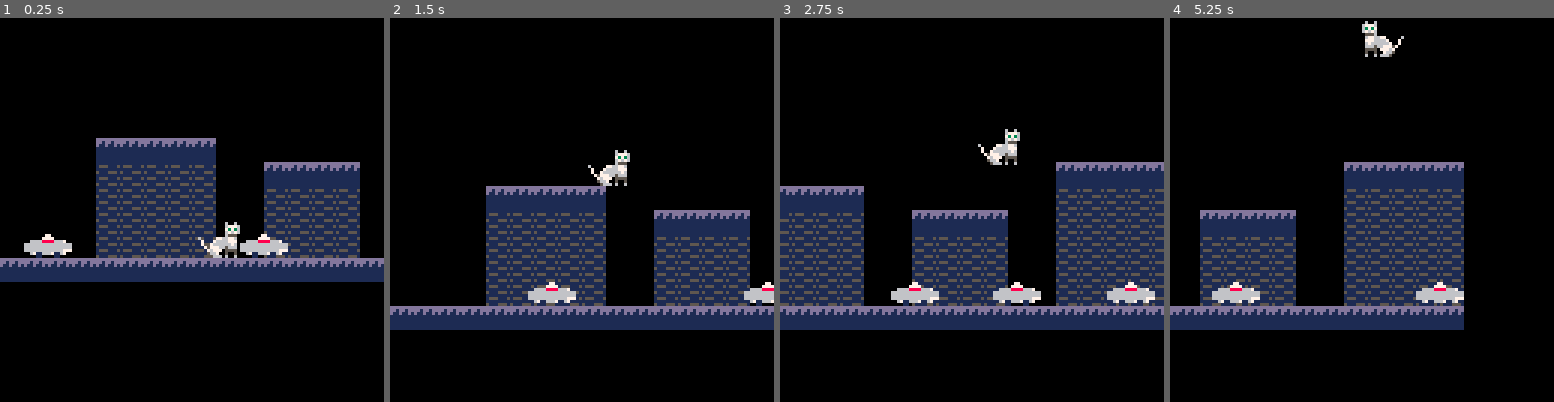
Above: before the commit, frames 1-4 (left to right).
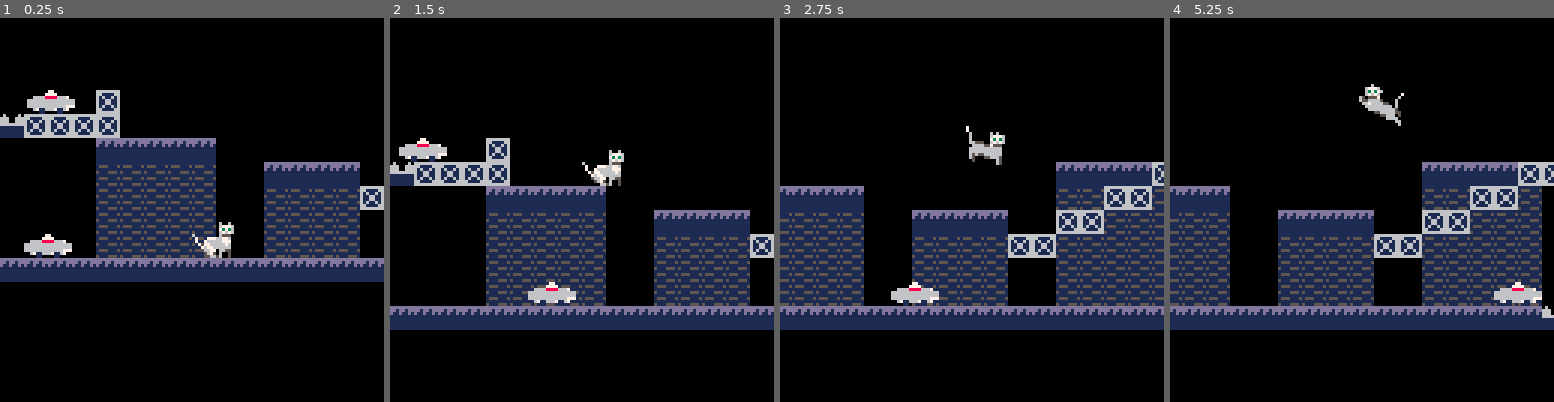
Above: after the commit, the same moments.

Repository: salvadorvanoli/MeowlineDelivery
Game: PICO-8 cartridge meowline.p8
Two runs of this game, one before a commit and one after it. Both use one fixed random seed, a clock stepped at 60 frames per second and the inputs below.
Inputs:
- Up to frame 1 (0.25 s): no input
- Up to frame 2 (1.5 s): tap O (Z key) at 0.7 s
- Up to frame 3 (2.75 s): hold Right 1.6-2.1 s; tap O (Z key) at 1.7, 2.1, 2.5 s; hold Right from 2.47 s (still down)
- Up to frame 4 (5.25 s): tap O (Z key) every 0.4 s from 2.9 to 4.9 s; release Right at 3.03 s; hold Left 3.08-3.58 s; hold Right 4.02-4.68 s; hold Left from 5.08 s (still down)

The runs differ from the first frame. In frame 1, 4.2% of the frame differs, in the area x 0-100%, y 18-63%; in frame 2, 4.0%; in frame 3, 3.8%; in frame 4, 29%, in the area x 0-100%, y 0-82%.

Commit message:
Nuevos bloques:
-Bloque sólido: tiene colisión vertical y horizontal. No puede ser atravesado.
-Bloque dañino: reinicia la posición del jugador al pisarse.
-Ambos de estos son utilizados por las roombas.
-Nuevos sprites y animaciones para el gato.

Diff:
--- a/meowline.p8
+++ b/meowline.p8
@@ -1,7 +1,7 @@
 pico-8 cartridge // http://www.pico-8.com
 version 42
 __lua__
--- variables
+-- Variables
 
 -- Activar modo debugging (se ven las hitboxes)
 debugging = false;
@@ -11,49 +11,143 @@
     y = 80,
     dx = 0,
     dy = 0,
-    w = 16,
+    w = 12,
     h = 16,
     grounded = false,
-    der = true
+    der = true,
+    anim_frame = 0,
+    anim_timer = 0,
+    anim_speed = 8,
+    walking = false
 }
 
--- enemigos roombas
+-- Enemigos roombas
 roombas = {}
 roomba_move_speed = 1
 
--- sprite que se convierte en roomba en el mapa
-roomba_spawn_sprite = 144
-
--- variables de movimiento
+-- Sprite que se convierte en roomba en el mapa
+roomba_spawn_sprite = 32
+
+-- Variables de movimiento
 gravity = 0.3
 jump_power = -5
 move_speed = 2
 
 -- Indice del sprite solido (suelo)
-solid_sprite = 64
+platform_sprites = { 64 }     -- Bloques de plataforma (solo solidos desde arriba)
+solid_sprites = { 66 }    -- Bloques totalmente solidos (desde todos los lados)
+damage_sprites = { 67 } -- Bloques que danian al jugador
 
 -->8
 -- funciones de colisiones
 
--- funcion para verificar colision con el mapa
-function check_map_collision(x, y, w, h)
-
+-- Funcion para verificar si un sprite es una plataforma
+function is_platform_sprite(sprite_id)
+    for platform in all(platform_sprites) do
+        if sprite_id == platform then
+            return true
+        end
+    end
+    return false
+end
+
+-- Funcion para verificar si un sprite es un bloque solido
+function is_solid_sprite(sprite_id)
+    for solid in all(solid_sprites) do
+        if sprite_id == solid then
+            return true
+        end
+    end
+    return false
+end
+
+-- Funcion para verificar si un sprite es un bloque que dania al jugador
+function is_damage_sprite(sprite_id)
+    for damage in all(damage_sprites) do
+        if sprite_id == damage then
+            return true
+        end
+    end
+    return false
+end
+
+-- Funcion para detectar bloques solidos
+function check_solid_collision(x, y, w, h)
     x = flr(x)
     y = flr(y)
 
-    -- Calcula los rangos de celdas a verificar
     local start_cx = flr(x / 8)
     local end_cx = flr((x + w - 1) / 8)
     local start_cy = flr(y / 8)
     local end_cy = flr((y + h - 1) / 8)
 
-    -- Iterar sobre las celdas del mapa
     for cx = start_cx, end_cx do
         for cy = start_cy, end_cy do
-            if mget(cx, cy) == solid_sprite then
+            local sprite_id = mget(cx, cy)
+            if is_solid_sprite(sprite_id) then
+                return true, cx * 8, cy * 8  -- Devolver posicion del bloque
+            end
+        end
+    end
+
+    return false
+end
+
+-- Funcion para detectar bloques daniinos
+function check_damage_collision(x, y, w, h)
+    x = flr(x)
+    y = flr(y)
+
+    local start_cx = flr(x / 8)
+    local end_cx = flr((x + w - 1) / 8)
+    local start_cy = flr(y / 8)
+    local end_cy = flr((y + h - 1) / 8)
+
+    for cx = start_cx, end_cx do
+        for cy = start_cy, end_cy do
+            local sprite_id = mget(cx, cy)
+            if is_damage_sprite(sprite_id) then
+                return true
+            end
+        end
+    end
+
+    return false
+end
+
+-- Funcion para detectar plataformas
+function check_platform_collision(x, y, w, h)
+    x = flr(x)
+    y = flr(y)
+
+    local start_cx = flr(x / 8)
+    local end_cx = flr((x + w - 1) / 8)
+    local start_cy = flr(y / 8)
+    local end_cy = flr((y + h - 1) / 8)
+
+    for cx = start_cx, end_cx do
+        for cy = start_cy, end_cy do
+            local sprite_id = mget(cx, cy)
+            if is_platform_sprite(sprite_id) then -- Cambio aqui
                 return true, cy * 8
             end
         end
+    end
+
+    return false
+end
+
+function check_ground_collision(x, y, w, h)
+    -- Verificar plataformas
+    local platform_collided, platform_y = check_platform_collision(x, y, w, h)
+    if platform_collided then
+        return true, platform_y
+    end
+
+    -- Verificar bloques solidos
+    local solid_collided, _, solid_y = check_solid_collision(x, y, w, h)
+    if solid_collided then
+        return true, solid_y
     end
 
     return false
@@ -86,6 +180,29 @@
     return false
 end
 
+-- Funcion que detecta cualquier sprite donde las roombas se pueden parar
+function check_roomba_ground_collision(x, y, w, h)
+    x = flr(x)
+    y = flr(y)
+
+    local start_cx = flr(x / 8)
+    local end_cx = flr((x + w - 1) / 8)
+    local start_cy = flr(y / 8)
+    local end_cy = flr((y + h - 1) / 8)
+
+    for cx = start_cx, end_cx do
+        for cy = start_cy, end_cy do
+            local sprite_id = mget(cx, cy)
+            -- Las roombas pueden pararse en plataformas, bloques solidos Y bloques daniinos
+            if is_platform_sprite(sprite_id) or is_solid_sprite(sprite_id) or is_damage_sprite(sprite_id) then
+                return true, cy * 8
+            end
+        end
+    end
+
+    return false
+end
+
 function reset_player_position()
     player.x = 64
     player.y = 80
@@ -95,18 +212,18 @@
 end
 
 -->8
--- funciones para dibujar y update
-
--- funcion de inicializacion de todos los enemigos
+-- Funciones para dibujar y update
+
+-- Funcion de inicializacion de todos los enemigos
 function _init()
     spawn_enemies_from_map()
 end
 
--- funcion para escanear el mapa y crear enemigos (por ahora solo roombas)
+-- Funcion para escanear el mapa y crear enemigos (por ahora solo roombas)
 function spawn_enemies_from_map()
     roombas = {} -- limpiar array existente
 
-    -- escanear todo el mapa
+    -- Escanear todo el mapa
     for mx = 0, 127 do
         for my = 0, 31 do
             if mget(mx, my) == roomba_spawn_sprite then
@@ -129,33 +246,41 @@
     end
 end
 
--- funcion para actualizar las roombas
+-- Funcion para actualizar las roombas
 function update_roombas()
     for roomba in all(roombas) do
-        roomba.x += roomba.dx
+        -- Verificar colision horizontal con bloques solidos
+        local new_x = roomba.x + roomba.dx
+        if check_solid_collision(new_x, roomba.y, roomba.w, roomba.h) then
+            roomba.dx = -roomba.dx  -- Cambiar direccion
+        else
+            roomba.x = new_x  -- Aplicar movimiento
+        end
+
         roomba.grounded = false
 
-        local collided, ground_y = check_map_collision(roomba.x, roomba.y + roomba.h, roomba.w, 1)
-
+        -- Verificar colision con el suelo (USAR LA NUEVA FUNCIれ⧗N PARA ROOMBAS)
+        local collided, ground_y = check_roomba_ground_collision(roomba.x, roomba.y + roomba.h, roomba.w, 1)
         if collided then
             roomba.y = ground_y - roomba.h
             roomba.grounded = true
         else
-            -- aplicar gravedad si no esta en el suelo
+            -- Aplicar gravedad si no esta en el suelo
             roomba.y += gravity
         end
 
-        -- verificar colision frente al enemigo
+        -- Verificar colision frontal (TAMBIれ웃N USAR LA NUEVA FUNCIれ⧗N)
         local front_x = roomba.x + (roomba.dx > 0 and roomba.w or -1)
-        local front_y = roomba.y + roomba.h - 1 -- posicion en el borde inferior del enemigo
-        local front_collided = check_map_collision(front_x, front_y, 1, 1)
-
-        -- verificar si hay suelo delante
+        local front_y = roomba.y + roomba.h - 1
+        local front_collided = check_roomba_ground_collision(front_x, front_y, 1, 1) or
+                             check_solid_collision(front_x, front_y, 1, 1)
+
+        -- Verificar si hay suelo delante (TAMBIれ웃N USAR LA NUEVA FUNCIれ⧗N)
         local below_front_x = roomba.x + (roomba.dx > 0 and roomba.w or -1)
-        local below_front_y = roomba.y + roomba.h + 1 -- justo debajo del borde frontal
-        local below_front_collided = check_map_collision(below_front_x, below_front_y, 1, 1)
-
-        -- cambiar de direccion si hay un obstaculo o no hay suelo delante
+        local below_front_y = roomba.y + roomba.h + 1
+        local below_front_collided = check_roomba_ground_collision(below_front_x, below_front_y, 1, 1)
+
+        -- Cambiar de direccion si hay obstaculo o no hay suelo
         if front_collided or not below_front_collided then
             roomba.dx = -roomba.dx
         end
@@ -167,12 +292,27 @@
 
     map(0, 0, 0, 0, 128, 128)
 
-    -- centrar la camara en el jugador
     local cam_x = mid(0, player.x - 64, 1024 - 128)
     local cam_y = mid(0, player.y - 64, 256 - 128)
     camera(cam_x, cam_y)
 
-    spr(0, player.x, player.y, 2, 2, player.der)
+    local sprite_id
+    if not player.grounded then
+        if player.dy < 0 then
+            sprite_id = 8  -- Sprite para cuando esta subiendo
+        else
+            sprite_id = 10 -- Sprite para cuando esta cayendo
+        end
+    elseif player.is_walking then
+        -- En el suelo y caminando: usar animacion de caminar
+        local walk_sprites = {2, 4, 6}
+        sprite_id = walk_sprites[player.anim_frame + 1]
+    else
+        -- En el suelo y parado: sprite idle
+        sprite_id = 0
+    end
+
+    spr(sprite_id, player.x - 2, player.y, 2, 2, player.der)
 
     if debugging then
         -- Dibuja el area de colision de todas las roombas
@@ -187,24 +327,36 @@
     draw_roombas()
 end
 
--- funcion para dibujar todos los enemigos
+-- Funcion para dibujar todos los enemigos
 function draw_roombas()
     for roomba in all(roombas) do
-        spr(144, roomba.x, roomba.y, 2, 1)
-    end
-end
-
--- funcion para actualizar
+        spr(32, roomba.x, roomba.y, 2, 1)
+    end
+end
+
+-- Funcion para actualizar
 function _update()
     -- Movimiento del jugador
     if btn(0) then -- izquierda
         player.dx = -move_speed
         player.der = false
+        player.is_walking = true
     elseif btn(1) then -- derecha
         player.dx = move_speed
         player.der = true
+        player.is_walking = true
     else
         player.dx = 0
+        player.is_walking = false
+        player.anim_frame = 0
+    end
+
+    if player.is_walking then
+        player.anim_timer += 1
+        if player.anim_timer >= player.anim_speed then
+            player.anim_timer = 0
+            player.anim_frame = (player.anim_frame + 1) % 3
+        end
     end
 
     -- Salto
@@ -216,34 +368,72 @@
     -- Aplicar gravedad
     player.dy += gravity
 
-    -- Actualizar posicion horizontal
-    player.x += player.dx
-
+    local new_x = player.x + player.dx
+    if check_solid_collision(new_x, player.y, player.w, player.h) then
+        player.dx = 0
+    else
+        player.x = new_x
+    end
+
+    -- Verificar si esta sobre roomba
     local on_roomba, current_roomba = check_player_on_roomba()
     if on_roomba then
         player.grounded = true
         player.y = current_roomba.y - player.h
         player.dy = 0
-        player.x += current_roomba.dx -- Mover al jugador con la roomba
+
+        local potential_new_x = player.x + current_roomba.dx
+
+        local horizontal_collision = check_solid_collision(potential_new_x, player.y, player.w, player.h)
+
+        -- El jugador puede moverse con la roomba sin problemas, no hay bloques solidos delante
+        if not horizontal_collision then
+            player.x += current_roomba.dx
+
+        -- El jugador tiene un bloque solido delante, no puede atravesarlo, pero puede saltar
+        else if horizontal_collision then
+                player.grounded = true
+            end
+        end
     else
-
-        player.y += player.dy
-
-        player.grounded = false
-        local collided, ground_y = check_map_collision(player.x, player.y + player.h, player.w, 1)
-        if collided and player.dy >= 0 then
-            player.y = ground_y - player.h
-            player.dy = 0
-            player.grounded = true
-        end
-    end
-
-    -- Verificar colision lateral con cualquier roomba (muerte)
+        -- Si no esta sobre una roomba, aplicar gravedad y verificar colision vertical
+        local new_y = player.y + player.dy
+        if check_solid_collision(player.x, new_y, player.w, player.h) then
+            if player.dy > 0 then
+                player.grounded = true
+                player.dy = 0
+                local _, _, block_y = check_solid_collision(player.x, new_y, player.w, player.h)
+                player.y = block_y - player.h
+            else  -- Subiendo (golpeo el techo)
+                player.dy = 0
+                local _, _, block_y = check_solid_collision(player.x, new_y, player.w, player.h)
+                player.y = block_y + 8  -- Posicionar debajo del bloque
+            end
+        else
+            player.y = new_y
+
+            -- Verificar colision con el suelo (plataformas y solidos)
+            player.grounded = false
+            local collided, ground_y = check_ground_collision(player.x, player.y + player.h, player.w, 1)
+            if collided and player.dy >= 0 then
+                player.y = ground_y - player.h
+                player.dy = 0
+                player.grounded = true
+            end
+        end
+    end
+
+    -- Verificar colision con bloques que danian al jugador
+    if check_damage_collision(player.x, player.y, player.w, player.h) then
+        reset_player_position()
+    end
+
+    -- Verificar colision lateral con roomba
     if check_player_roomba_side_collision() then
         reset_player_position()
     end
 
-    -- Evitar salir de los limites del mapa
+    -- Limites del mapa
     if player.x < 0 then player.x = 0 end
     if player.x + player.w > 1024 then player.x = 1024 - player.w end
     if player.y > 256 then player.y = 256 end
@@ -338,11 +488,11 @@
 0000000000000000000000000000000000000000000000000000000000000000000000000000000000000000000000000000000000000000000000000000000000000000000000000000000000000000000000000000000000000000000000000000000000000000000000000000000000000000000000000000000000000000
 0000000000000000000000000000000000000000000000000000000000000000000000000000000000000000000000000000000000000000000000000000000000000000000000000000000000000000000000000000000000000000000000000000000000000000000000000000000000000000000000000000000000000000
 0000000000000000000000000000000000000000000000000000000000000000000000000000000000000000000000000000000000000000000000000000000000000000000000000000000000000000000000000000000000000000000000000000000000000000000000000000000000000000000000000000000000000000
-0000000000000000000000000000000000000000000000000000000000000000000000000000000000000000000000000000000000000000000000000000000000000000000000000000000000000000000000000000000000000000000000000000000000000000000000000000000000000000000000000000000000000000
-0000000000000000000000000000000000404040404000000000000000000000000000000000000000000000000000000000000000000000000000000000000000000000000000000000000000000000000000000000000000000000000000000000000000000000000000000000000000000000000000000000000000000000
-0000000040404040400000000000000000414141414100000000000000000000000000000000000000000000000000000000000000000000000000000000000000000000000000000000000000000000000000000000000000000000000000000000000000000000000000000000000000000000000000000000000000000000
-0000000041414141410000404040400000414141414100000000000000000000000000000000000000000000000000000000000000000000000000000000000000000000000000000000000000000000000000000000000000000000000000000000000000000000000000000000000000000000000000000000000000000000
-0000000041414141410000414141410000414141414100000000000000000000000000000000000000000000000000000000000000000000000000000000000000000000000000000000000000000000000000000000000000000000000000000000000000000000000000000000000000000000000000000000000000000000
-0000000041414141410000414141410000414141414100000000000000000000000000000000000000000000000000000000000000000000000000000000000000000000000000000000000000000000000000000000000000000000000000000000000000000000000000000000000000000000000000000000000000000000
-9000000041414141419000414141419000414141414100000000000000000000000000000000000000000000000000000000000000000000000000000000000000000000000000000000000000000000000000000000000000000000000000000000000000000000000000000000000000000000000000000000000000000000
-4040404040404040404040404040404040404040404000000000000000000000000000000000000000000000000000000000000000000000000000000000000000000000000000000000000000000000000000000000000000000000000000000000000000000000000000000000000000000000000000000000000000000000
+0000200042000000000000000000000000000000000000000000000000000000004242000000000000000000000000000000000000000000000000000000000000000000000000000000000000000000000000000000000000000000000000000000000000000000000000000000000000000000000000000000000000000000
+4342424242000000000000000000000000404040404242000000000000000000004242000000000000000000000000000000000000000000000000000000000000000000000000000000000000000000000000000000000000000000000000000000000000000000000000000000000000000000000000000000000000000000
+0000000040404040400000000000000000414142424100000000000000000000004242000000000000000000000000000000000000000000000000000000000000000000000000000000000000000000000000000000000000000000000000000000000000000000000000000000000000000000000000000000000000000000
+0000000041414141410000404040400000424241414100000000000000000000004242000000000000000000000000000000000000000000000000000000000000000000000000000000000000000000000000000000000000000000000000000000000000000000000000000000000000000000000000000000000000000000
+0000000041414141410000414141414242414141414100000000000000424242424242424242420000000000000000000000000000000000000000000000000000000000000000000000000000000000000000000000000000000000000000000000000000000000000000000000000000000000000000000000000000000000
+0000000041414141410000414141410000414141414100004242420000424242424242424242420000000000000000000000000000000000000000000000000000000000000000000000000000000000000000000000000000000000000000000000000000000000000000000000000000000000000000000000000000000000
+2000000041414141410000414141410000414141414100000000000000424242424242424242420000000000000000000000000000000000000000000000000000000000000000000000000000000000000000000000000000000000000000000000000000000000000000000000000000000000000000000000000000000000
+4040404040404040404040404040404040404040404043434343434343424242424242424242420000000000000000000000000000000000000000000000000000000000000000000000000000000000000000000000000000000000000000000000000000000000000000000000000000000000000000000000000000000000
Not shown, changed: 72 lines of the sprite sheet (__gfx__) section of meowline.p8
